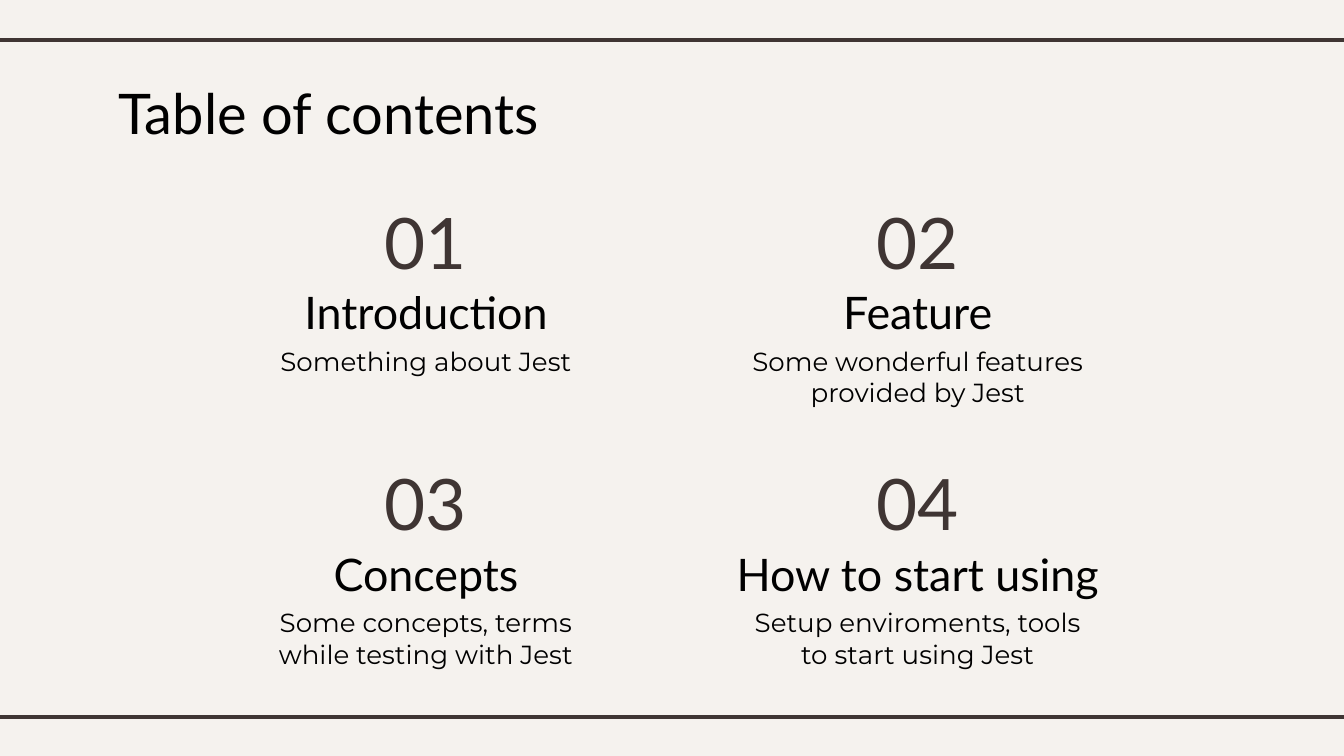
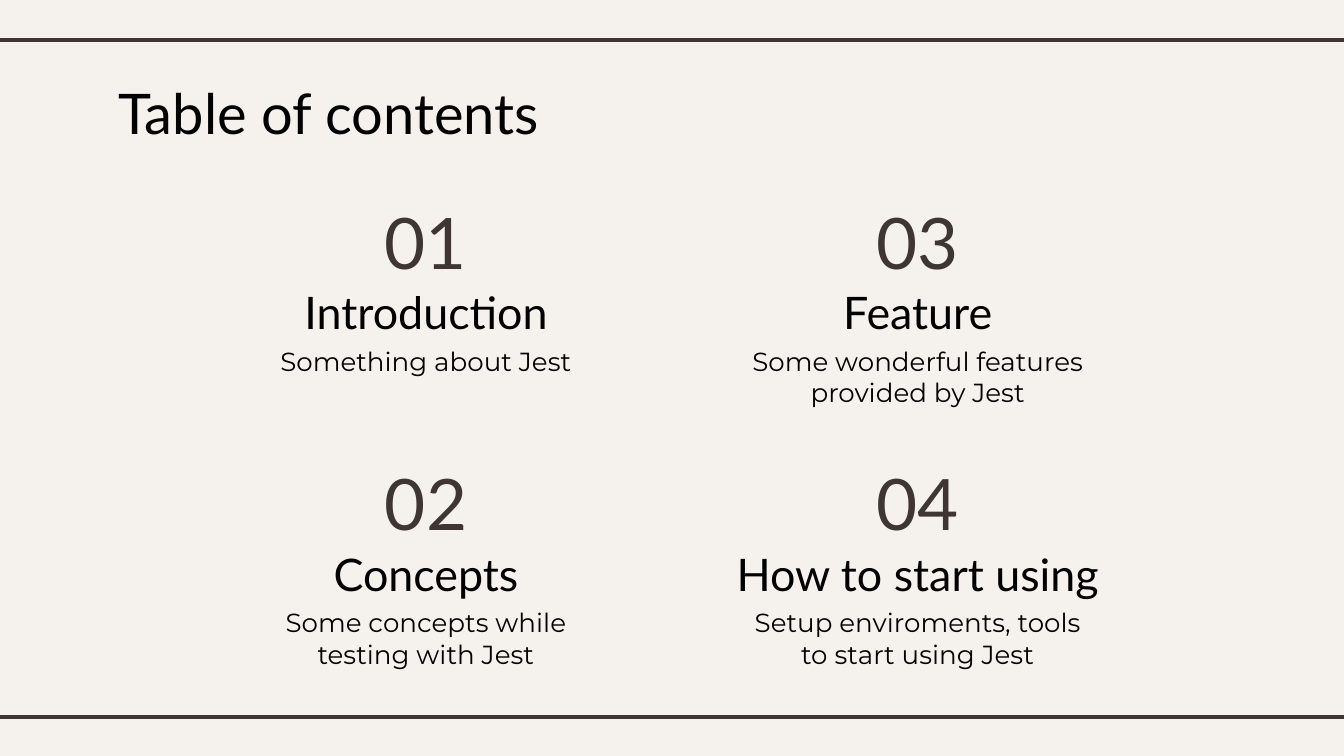
Before and after one commit to xWyvernPx/SWT, a slide deck: slide 2 of SWT.pptx. Drawn at 1344x756 pixels with LibreOffice and Linux fonts; fonts in the diff are those of the drawing. Boxes give left, top, right and bottom in pixels: in the first picture for what was removed or moved away, otherwise in the second. Text is boxed around its words. In the diff, an @@ line names an element or a change of style, - is before the commit and + after.

```diff
--- a/SWT.pptx
+++ b/SWT.pptx
@@ title at bbox=[877, 217, 959, 270]: text changed @@
-02
+03
@@ title at bbox=[385, 478, 467, 531]: text changed @@
-03
+02
@@ subtitle at bbox=[286, 612, 566, 670]: text changed @@
-Some concepts, terms while testing with Jest
+Some concepts while testing with Jest
```
Also in this commit, not shown: 8 other slides changed, 1 slide added, 10 other files.
